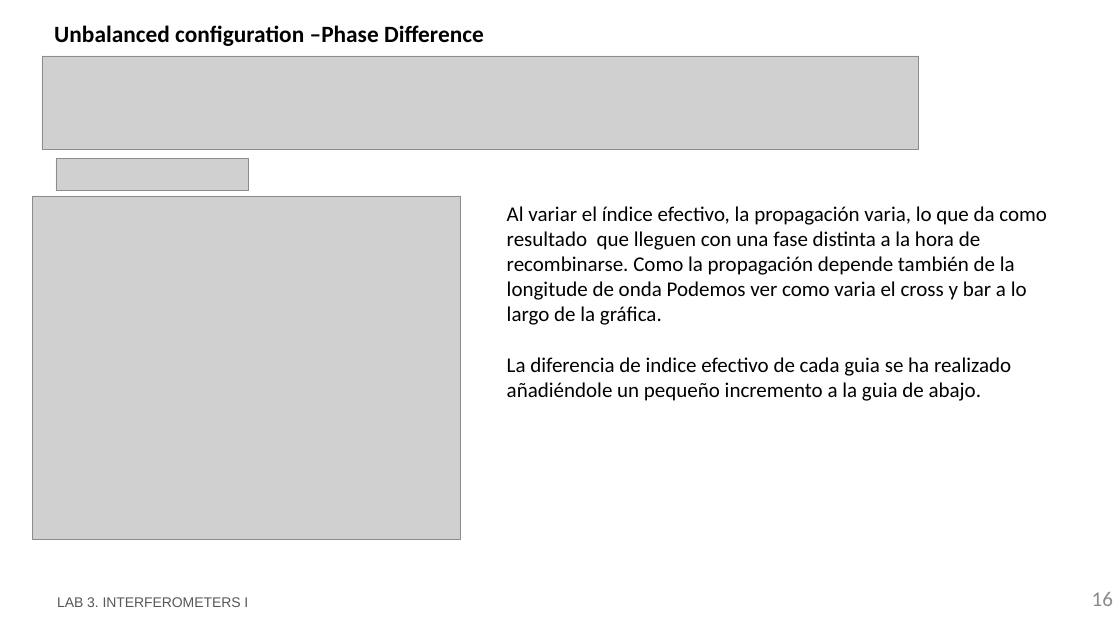
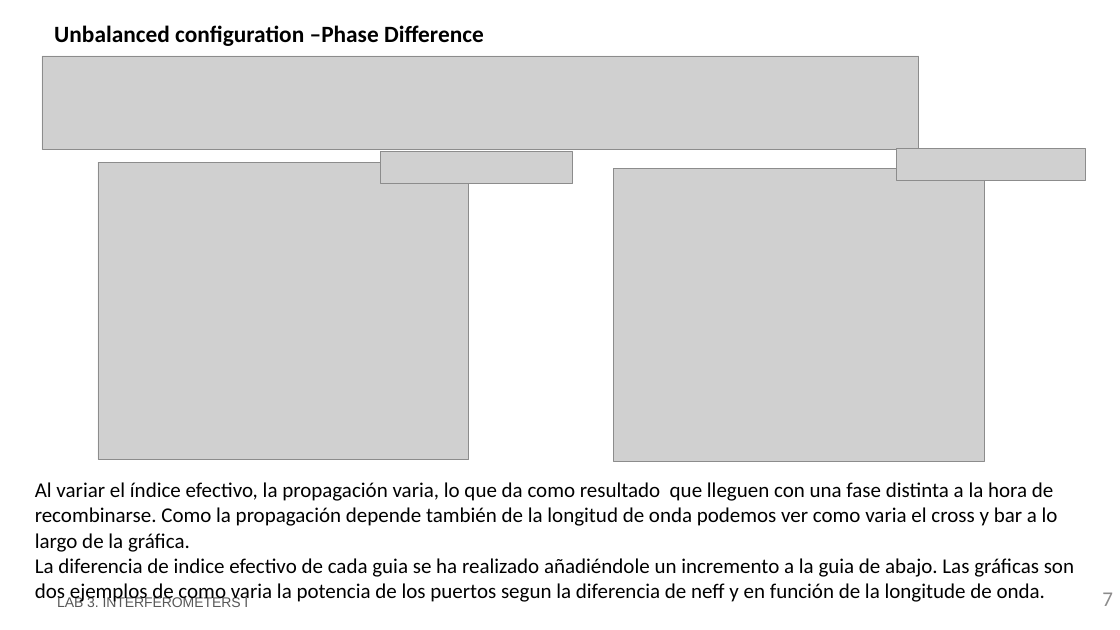
Before and after one commit to RobertoFernandezSevilla/pic-upv-lab3, a slide deck: slide 7 of LabBook_3.pptx (slide 16 before the commit). Drawn at 1120x630 pixels with LibreOffice and Linux fonts; fonts in the diff are those of the drawing; grey boxes stand for pictures; background and template pictures are left out. Boxes give left, top, right and bottom in pixels: in the first picture for what was removed or moved away, otherwise in the second. Text is boxed around its words. In the diff, an @@ line names an element or a change of style, - is before the commit and + after.

```diff
--- a/LabBook_3.pptx
+++ b/LabBook_3.pptx
@@ picture added at (x1=897, y1=149, x2=1086, y2=181) @@
@@ picture resized from (x1=32, y1=196, x2=460, y2=539) to (x1=98, y1=162, x2=470, y2=460) @@
@@ picture moved from (x1=56, y1=159, x2=249, y2=191) to (x1=381, y1=152, x2=573, y2=184) @@
@@ picture added at (x1=613, y1=169, x2=985, y2=462) @@
@@ text at (x1=35, y1=482, x2=1074, y2=604): text changed @@
-Al variar el índice efectivo, la propagación varia, lo que da como resultado que lleguen con una fase distinta a la hora de recombinarse. Como la propagación depende también de la longitude de onda Podemos ver como varia el cross y bar a lo largo de la gráfica.
-La diferencia de indice efectivo de cada guia se ha realizado
-añadiéndole un pequeño incremento a la guia de abajo.
+Al variar el índice efectivo, la propagación varia, lo que da como resultado que lleguen con una fase distinta a la hora de recombinarse. Como la propagación depende también de la longitud de onda podemos ver como varia el cross y bar a lo largo de la gráfica.
+La diferencia de indice efectivo de cada guia se ha realizado añadiéndole un incremento a la guia de abajo. Las gráficas son dos ejemplos de como varia la potencia de los puertos segun la diferencia de neff y en función de la longitude de onda.
@@ page number at (x1=1102, y1=592, x2=1113, y2=606): text changed @@
-16
+7
```
Also in this commit, not shown: 10 other slides changed, 4 slides added, 10 slides removed, 1 other file.
